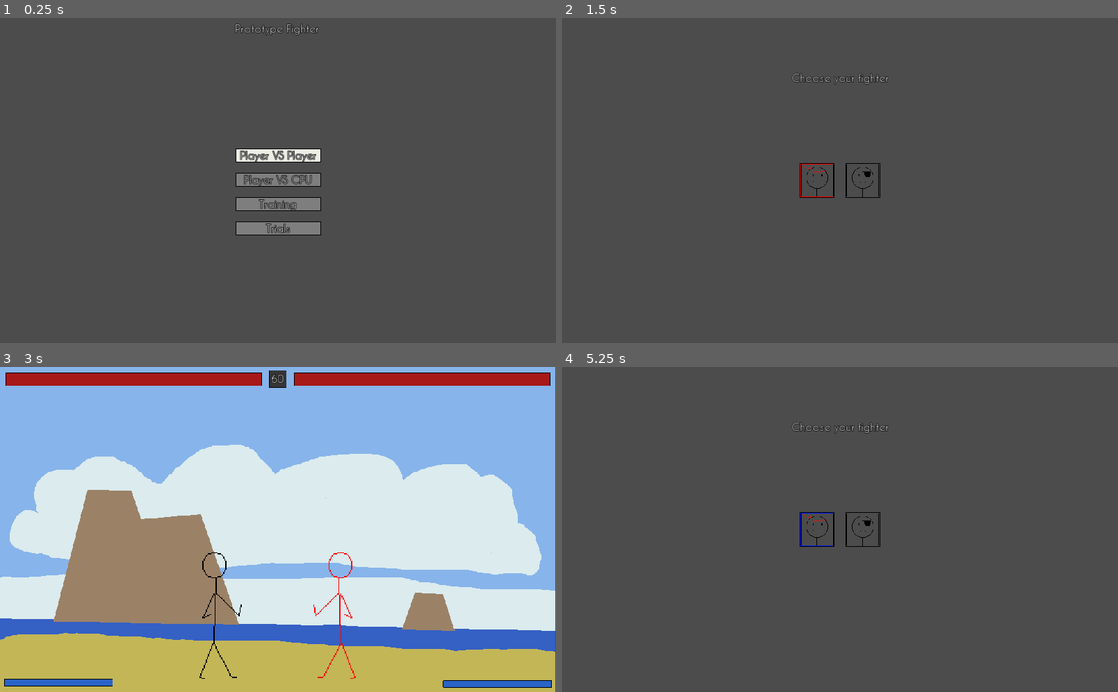
Above: before the commit, frames 1-4 (two rows, left to right).
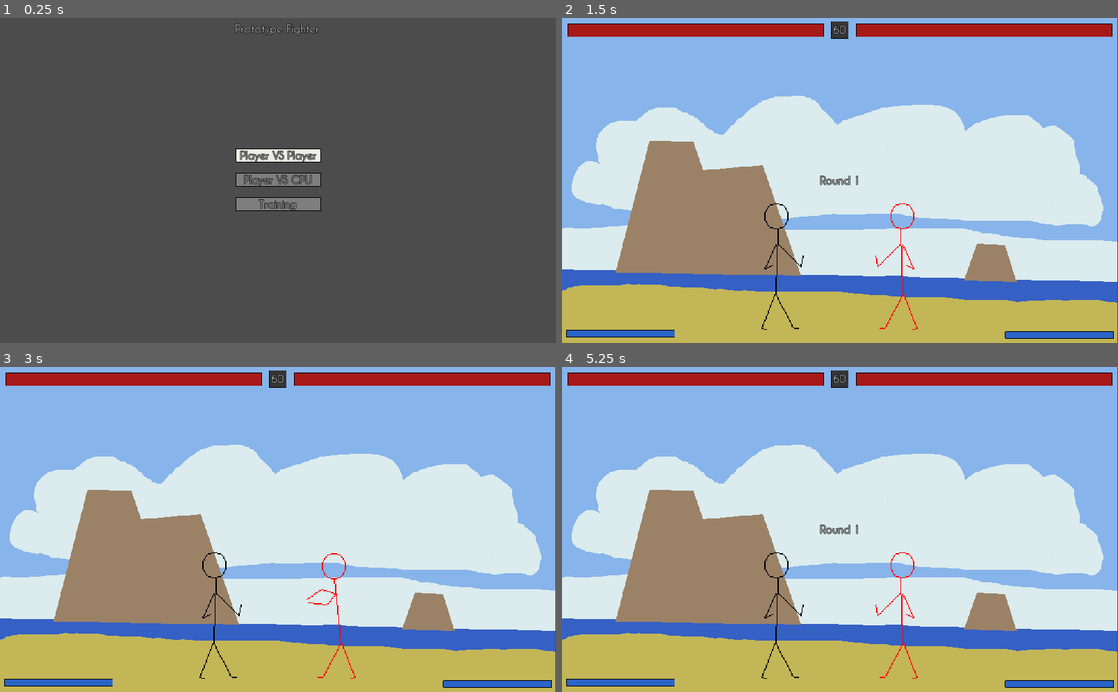
Above: after the commit, the same moments.

Repository: LukeSSJ/MiniFighter
Game: Godot game, scene res://menu/Menu.tscn
Same seed, same stepped clock (60 frames per second), same inputs: the game is played once before the commit and once after it.
Inputs:
- Up to frame 1 (0.25 s): no input
- Up to frame 2 (1.5 s): click "Player VS Player" at 0.5 s; tap Enter at 1.25 s; hold Right (keyboard_right) from 1.28 s (still down); tap A (ui_accept) at 1.35 s
- Up to frame 3 (3 s): tap A (ui_accept) at 1.52, 1.82, 2, 2.27, 2.3, 2.57 s; release Right (keyboard_right) at 2.03 s; hold Down 2.03-2.78 s; tap F at 2.1 s; hold Right (keyboard_right) from 2.78 s (still down); tap E at 2.85 s
- Up to frame 4 (5.25 s): tap A (ui_accept) at 3.05, 3.77, 3.8, 4.07, 4.52, 4.55, 4.82 s; release Right (keyboard_right) at 3.53 s; hold Up 3.53-4.28 s; tap Z at 3.6 s; hold Left (keyboard_left) 4.28-5 s; tap Q at 4.35 s; tap Escape (pause) at 4.9 s; click "Player VS CPU" at 5 s

The runs differ from the first frame. In frame 1, 0.6% of the frame differs, in the area x 42-58%, y 62-67%; in frame 2, 100%, in the area x 0-100%, y 0-100%; in frame 3, 0.2%; in frame 4, 100%.

Commit message:
Temp: removed char select for export

Diff:
--- a/action/ThrowFireballCharge.gd
+++ b/action/ThrowFireballCharge.gd
@@ -41,6 +41,7 @@
 	projectile.hits = level
 	get_tree().current_scene.add_child(projectile)
 	$TimerPulse.stop()
+	$Throw.play()
 
 func _on_TimerPulse_timeout():
 	pulse = 1 - pulse
--- a/character/Shoto.tscn
+++ b/character/Shoto.tscn
@@ -37,7 +37,7 @@
 [ext_resource path="res://sfx/whiff_heavy.wav" type="AudioStream" id=35]
 [ext_resource path="res://character/shoto/spin_kick.png" type="Texture" id=36]
 [ext_resource path="res://projectile/fireball_blue.png" type="Texture" id=37]
-[ext_resource path="res://projectile/Fireball.tscn" type="PackedScene" id=38]
+[ext_resource path="res://projectile/FireballBlue.tscn" type="PackedScene" id=38]
 [ext_resource path="res://character/shoto/throw_fireball.png" type="Texture" id=39]
 [ext_resource path="res://action/Mover.gd" type="Script" id=41]
 [ext_resource path="res://action/ThrowFireballCharge.gd" type="Script" id=42]
@@ -59,7 +59,7 @@
 extents = Vector2( 30, 115 )
 
 [sub_resource type="RectangleShape2D" id=4]
-extents = Vector2( 31, 22 )
+extents = Vector2( 43, 34 )
 
 [sub_resource type="AtlasTexture" id=5]
 atlas = ExtResource( 5 )
@@ -754,20 +754,6 @@
 "update": 0,
 "values": [ Vector2( 43, 34 ) ]
 }
-tracks/6/type = "method"
-tracks/6/path = NodePath("SFX/WhiffLight")
-tracks/6/interp = 1
-tracks/6/loop_wrap = true
-tracks/6/imported = false
-tracks/6/enabled = true
-tracks/6/keys = {
-"times": PoolRealArray( 0.187 ),
-"transitions": PoolRealArray( 1 ),
-"values": [ {
-"args": [ 0.0 ],
-"method": "play"
-} ]
-}
 
 [sub_resource type="Animation" id=44]
 length = 0.5
@@ -1585,7 +1571,7 @@
 visible = false
 
 [node name="HurtboxShape" type="CollisionShape2D" parent="Pivot/Hurtbox2"]
-position = Vector2( 9, 99 )
+position = Vector2( 40, -30 )
 shape = SubResource( 4 )
 
 [node name="Stand" type="Node2D" parent="Pivot"]
@@ -2023,6 +2009,10 @@
 
 [node name="TimerPulse" type="Timer" parent="Pivot/Fireball"]
 wait_time = 0.05
+
+[node name="Throw" type="AudioStreamPlayer" parent="Pivot/Fireball"]
+stream = ExtResource( 34 )
+pitch_scale = 1.1
 
 [node name="Uppercut" type="Node2D" parent="Pivot"]
 visible = false
--- a/menu/ChooseInput.gd
+++ b/menu/ChooseInput.gd
@@ -16,15 +16,16 @@
 	requires_both_players = both_players
 	players = [null, null]
 	controller_button = []
+
 	for child in List.get_children():
 		List.remove_child(child)
 
 	var controllers = ["Keyboard"]
 	for joypad in Input.get_connected_joypads():
 		controllers.append(Input.get_joy_name(joypad))
-	for name in controllers:
+	for controller_name in controllers:
 		var label = Label.new()
-		label.text = "< " + name + " >"
+		label.text = "< " + controller_name + " >"
 		label.align = Label.ALIGN_CENTER
 		List.add_child(label)
 		controller_button.append([0, 0])
@@ -75,6 +76,7 @@
 		#if (players[0] != null and players[1] != null) or (!requires_both_players and (players[0] != null or players[1] != null)):
 		if players[0] != null or players[1] != null:
 			emit_signal("input_choosen", players)
+
 	if Input.is_action_just_pressed("ui_cancel") or Input.is_action_just_pressed("pause"):
 		emit_signal("cancel")
 		set_process(false)
--- a/menu/Menu.gd
+++ b/menu/Menu.gd
@@ -3,8 +3,7 @@
 onready var VsPlayer = $Main/Buttons/List/VsPlayer
 onready var VsCPU = $Main/Buttons/List/VsCPU
 onready var Training = $Main/Buttons/List/Training
-onready var Trials = $Main/Buttons/List/Trials
-#onready var Online = $Main/Buttons/List/Online
+#onready var Trials = $Main/Buttons/List/Trials
 onready var Music = $Main/Options/Music
 onready var ChooseInput = $ChooseInput
 
@@ -12,8 +11,7 @@
 	VsPlayer.connect("pressed", self, "vs_player")
 	VsCPU.connect("pressed", self, "vs_cpu")
 	Training.connect("pressed", self, "training")
-	Trials.connect("pressed", self, "trials")
-#	Online.connect("pressed", self, "online")
+	#Trials.connect("pressed", self, "trials")
 
 	Music.connect("toggled", self, "toggle_music")
 	Music.pressed = Global.music
@@ -35,7 +33,8 @@
 	clear_inputs("p1_")
 	map_inputs("p1_", 0) # Keyboard
 	map_inputs("p1_", 1) # Controller 1
-	get_tree().change_scene("res://menu/CharacterSelect.tscn")
+	#get_tree().change_scene("res://menu/CharacterSelect.tscn")
+	get_tree().change_scene("res://Main.tscn")
 
 func training():
 	Global.game_mode = Global.TRAINING
@@ -48,11 +47,6 @@
 	Global.single_player = true
 	$Main.hide()
 	ChooseInput.choose(false)
-
-func online():
-	Global.game_mode = Global.ONLINE
-	Global.single_player = true
-	get_tree().change_scene("res://menu/MenuOnline.tscn")
 
 func toggle_music(on):
 	Global.music = on
@@ -69,7 +63,9 @@
 		map_inputs("p2_", players[1])
 	else:
 		map_inputs("p2_", players[0] + 1)
-	get_tree().change_scene("res://menu/CharacterSelect.tscn")
+
+	#get_tree().change_scene("res://menu/CharacterSelect.tscn")
+	get_tree().change_scene("res://Main.tscn")
 
 func input_choosen_cancelled():
 	$Main.show()
--- a/menu/Menu.tscn
+++ b/menu/Menu.tscn
@@ -44,7 +44,7 @@
 
 [node name="List" type="VBoxContainer" parent="Main/Buttons"]
 margin_right = 157.0
-margin_bottom = 164.0
+margin_bottom = 118.0
 custom_constants/separation = 20
 
 [node name="VsPlayer" type="Button" parent="Main/Buttons/List"]
@@ -65,17 +65,11 @@
 text = "Training"
 
 [node name="Trials" type="Button" parent="Main/Buttons/List"]
+visible = false
 margin_top = 138.0
 margin_right = 157.0
 margin_bottom = 164.0
 text = "Trials"
-
-[node name="Online" type="Button" parent="Main/Buttons/List"]
-visible = false
-margin_top = 138.0
-margin_right = 157.0
-margin_bottom = 164.0
-text = "Online"
 
 [node name="Options" type="MarginContainer" parent="Main"]
 anchor_left = 0.5
Not shown, changed: export_presets.cfg
